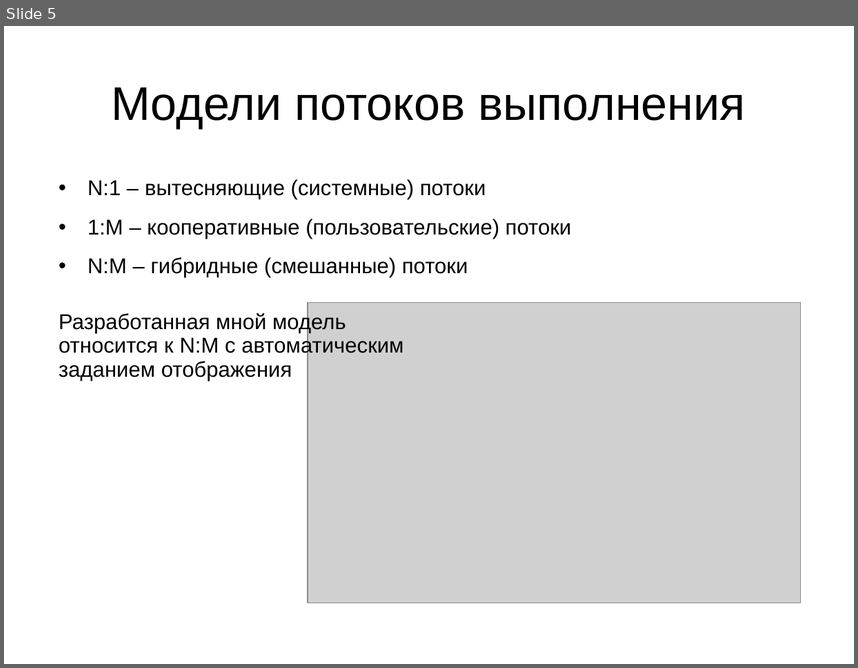
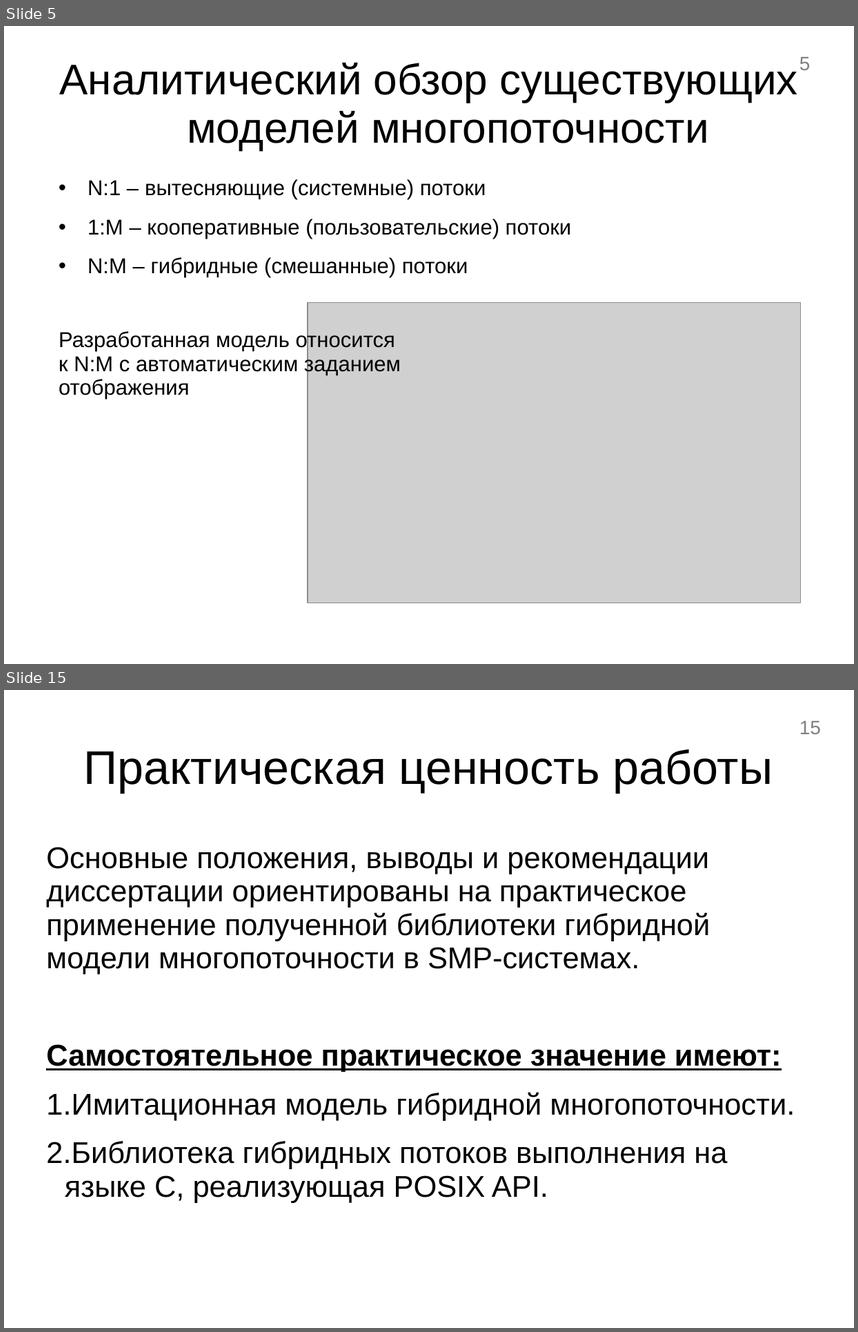
Before and after one commit to dizel3d/disser, a slide deck: Презентация.ppt. Shown one above the other, each under a label of ours: slide 5 before the commit, slides 5 and 15 after it; the slides between them are not shown. The pictures are 858x668 and 858x1332 pixels, drawn with LibreOffice and Linux fonts; fonts in the diff are those of the drawing; grey boxes stand for pictures. Boxes give left, top, right and bottom in pixels: in the first picture for what was removed or moved away, otherwise in the second. Text is boxed around its words. In the diff, an @@ line names an element or a change of style, - is before the commit and + after.

```diff
--- a/Презентация.ppt
+++ b/Презентация.ppt
@@ slide 15 added at [4, 690, 854, 1328], background #FFFFFF @@
@@ page number added at [800, 721, 821, 734], 18 pt, text #7F7F7F @@
+15
@@ title added at [83, 749, 773, 793], 44 pt, text #000000 @@
+Практическая ценность работы
@@ text added at [46, 847, 795, 1203], 28 pt, text #000000 @@
+Основные положения, выводы и рекомендации диссертации ориентированы на практическое применение полученной библиотеки гибридной модели многопоточности в SMP-системах.
+Самостоятельное практическое значение имеют:
+1. Имитационная модель гибридной многопоточности.
+2. Библиотека гибридных потоков выполнения на языке C, реализующая POSIX API.
@@ slide 5 changed as well @@
@@ title at [60, 63, 798, 150]: text changed; size 44 to 40 pt @@
-Модели потоков выполнения
+Аналитический обзор существующих моделей многопоточности
@@ page number added at [800, 57, 811, 70], 18 pt, text #7F7F7F @@
+5
@@ text at [59, 330, 401, 399]: text changed @@
-Разработанная мной модель относится к N:M с автоматическим заданием отображения
+Разработанная модель относится к N:M с автоматическим заданием отображения
```
Also in this commit, not shown: 3 other slides changed, 12 other slides added, 16 slides removed, 1 other file.
